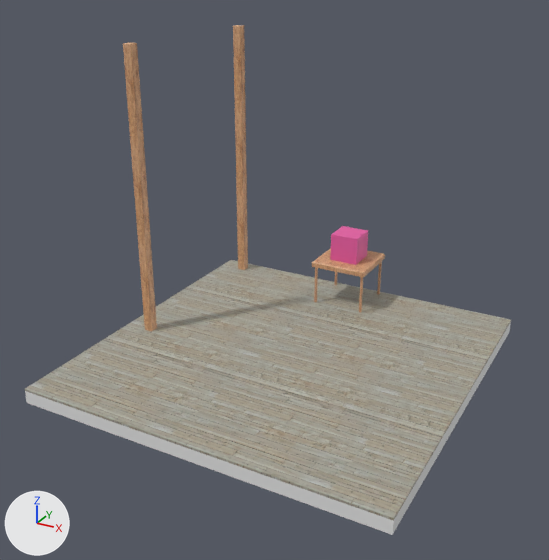
Renders of the glTF model static/model-03/model-03.glb from each side of a commit.
Rendered twice from a 50 mm camera at (6.93, -13.25, 8.28) aimed at (-0.04, -0.58, 1.95). The lights are fixed; the arrows at lower left show +X, +Y and +Z. Where no turn or scale is listed for an object, it has been applied to the vertices.

The first picture shows 'Cube', 'Floor', 'Pole', 'Pole.001', 'Tabletop'.
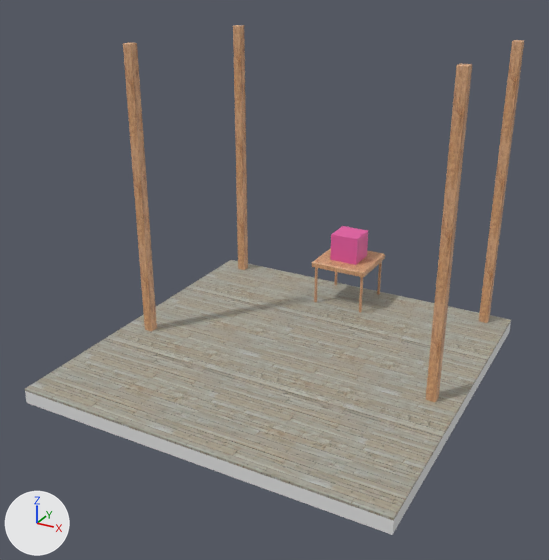
Location of each change, [x1, y1, x2, y2] in pixels of the pictures (549 x 560 px):
'Pole.003', added (brown)
    after: [426, 63, 472, 402]
'Pole.002', added (brown)
    after: [479, 40, 524, 323]

Diff of the bpy script that builds the scene:
```diff
--- a/static/model-03/model-03.glb.py
+++ b/static/model-03/model-03.glb.py
@@ ob_pole_003 @@
+ob_pole_003 = bpy.data.objects.new('Pole.003', me_cube_004.copy())  # the mesh of ob_pole_001
+ob_pole_003.location = (3.42, -0.33, 2.51)
@@ ob_pole_002 @@
+ob_pole_002 = bpy.data.objects.new('Pole.002', me_cube_004.copy())  # the mesh of ob_pole_001
+ob_pole_002.location = (3.42, 3.63, 2.51)
```
